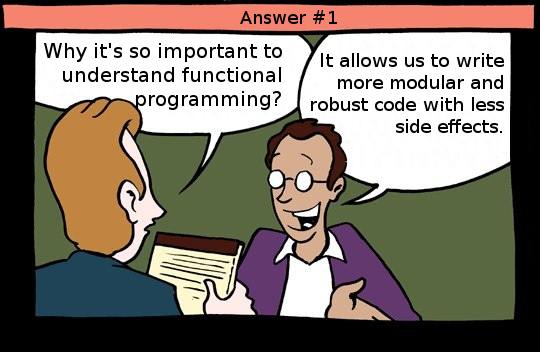
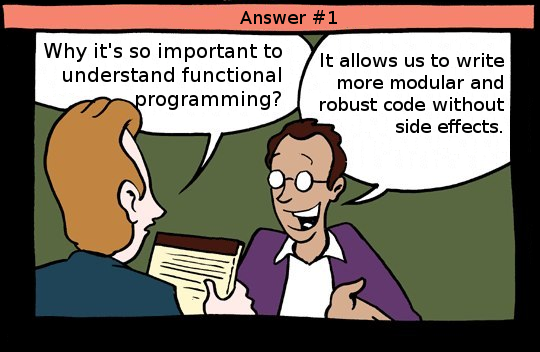
The second w=540, h=352 image is a revision of the first. Changes to its layers:
painted on "It allows us to write more mod..." over <box>311,97,504,111</box>
